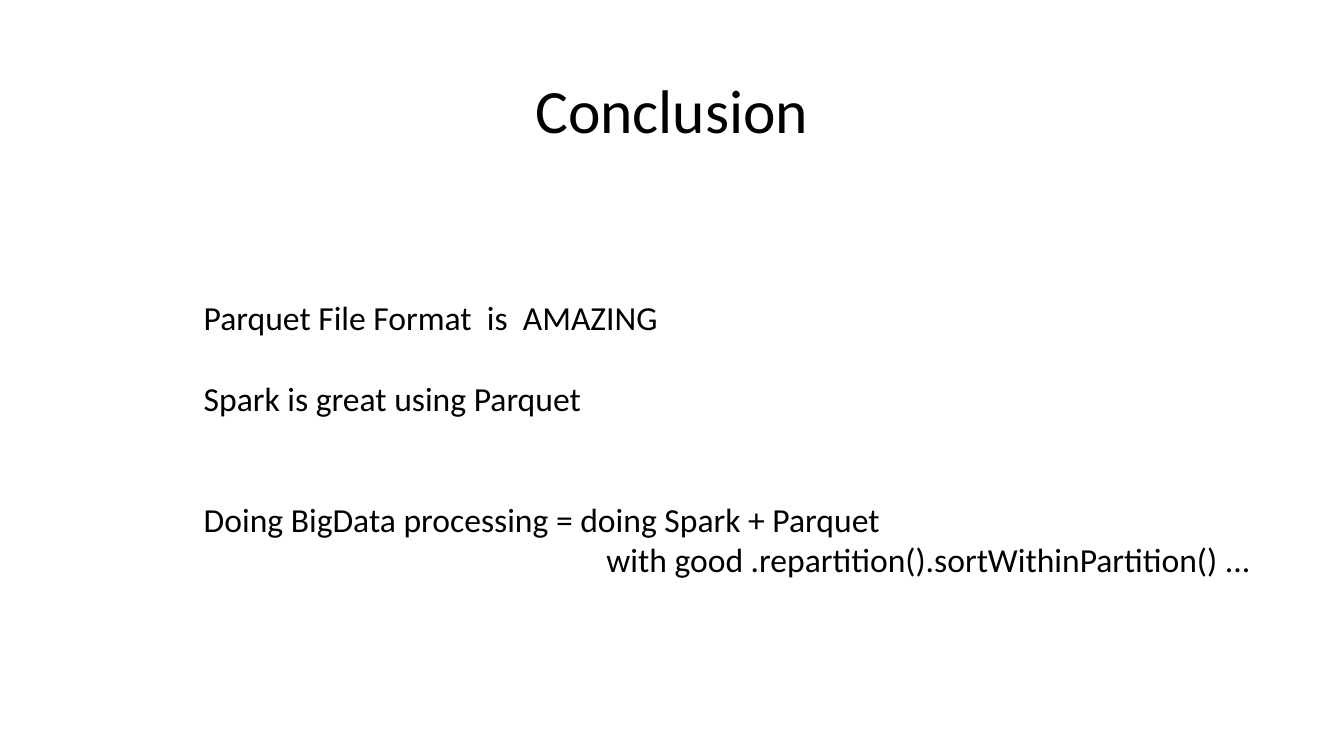
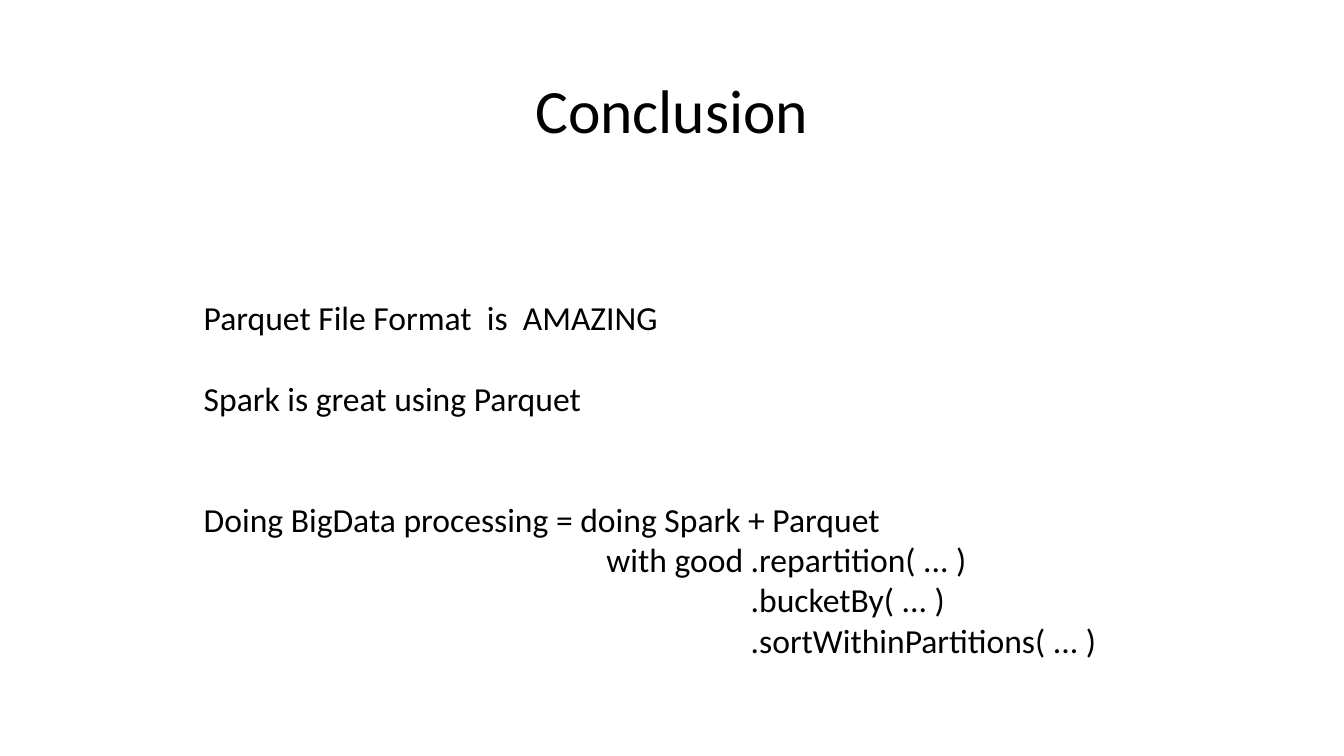
Before and after one commit to Arnaud-Nauwynck/presentations, a slide deck: slide 67 of pres-bigdata/8-Datalake-File-Format-Parquet.pptx (slide 66 before the commit). Drawn at 1344x756 pixels with LibreOffice and Linux fonts; fonts in the diff are those of the drawing. Boxes give left, top, right and bottom in pixels: in the first picture for what was removed or moved away, otherwise in the second. Text is boxed around its words. In the diff, an @@ line names an element or a change of style, - is before the commit and + after.

Commit message:
split spark docs

```diff
--- a/pres-bigdata/8-Datalake-File-Format-Parquet.pptx
+++ b/pres-bigdata/8-Datalake-File-Format-Parquet.pptx
@@ text at (x1=204, y1=508, x2=1046, y2=658): text changed @@
-Doing BigData processing = doing Spark + Parquet
-with good .repartition().sortWithinPartition() ...
+Doing BigData processing = doing Spark + Parquet
+with good .repartition( ... )
+.bucketBy( ... )
+.sortWithinPartitions( ... )
```
Also in this commit, not shown: 1 slide added, 19 other files.
